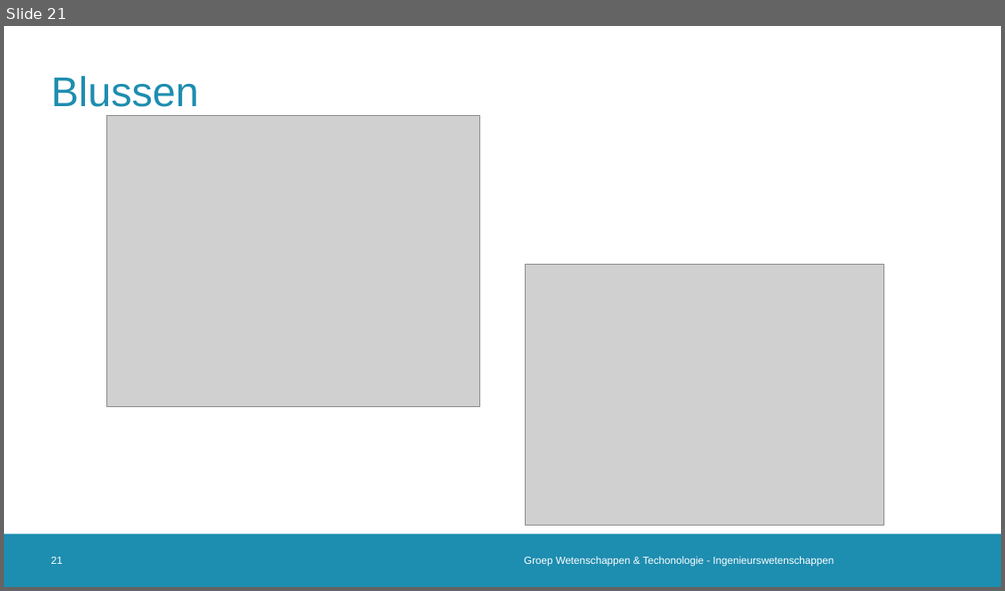
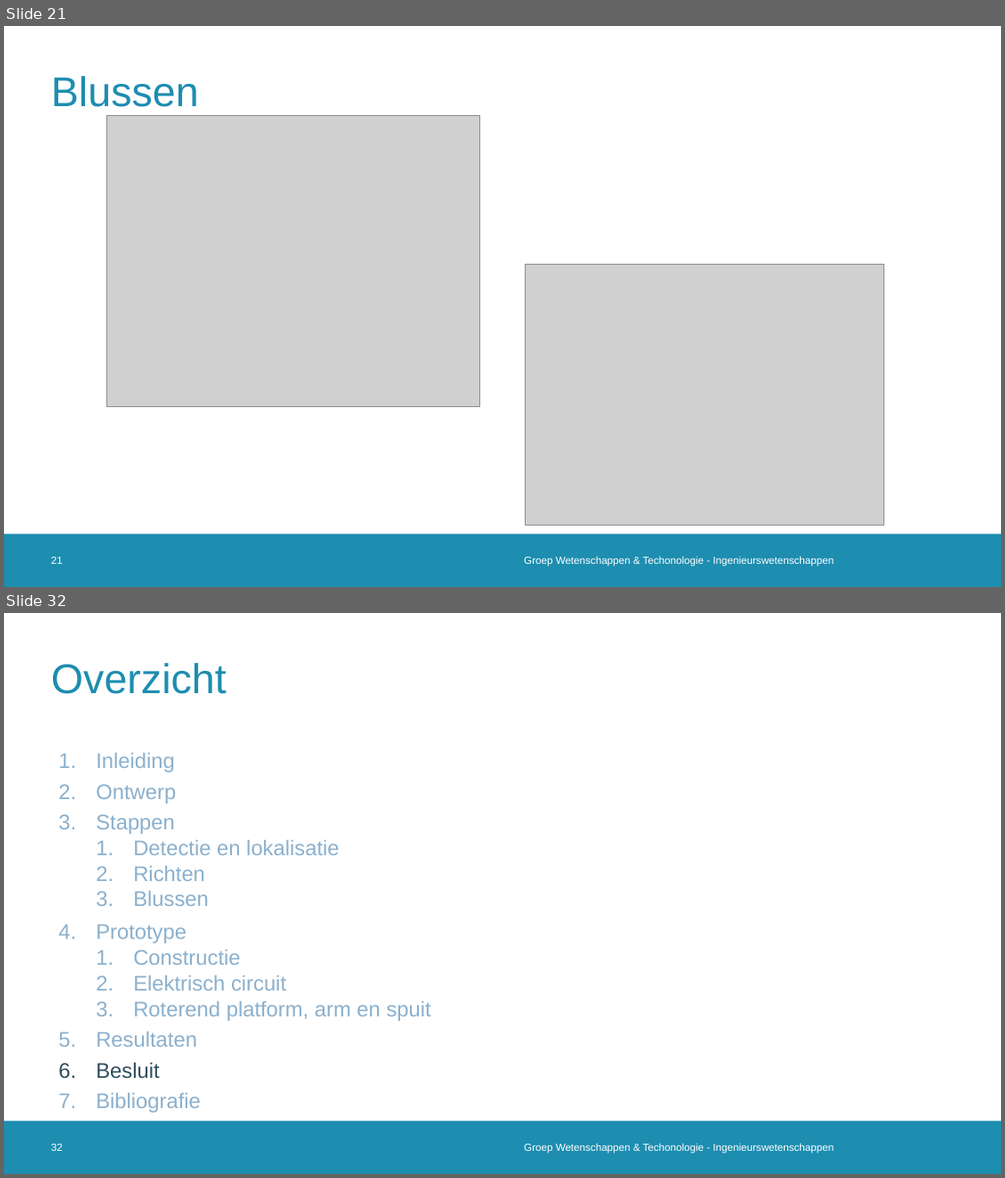
Before and after one commit to 2023-2022-KULAK-IW/2022_2023_Probleemoplossen_en_Ontwerpen_2, a slide deck: LATEX + ppt/Tussentijdse Presentatie .pptx. Shown one above the other, each under a label of ours: slide 21 before the commit, slides 21 and 32 after it; the slides between them are not shown. The pictures are 1005x591 and 1005x1178 pixels, drawn with LibreOffice and Linux fonts; fonts in the diff are those of the drawing; grey boxes stand for pictures; background and template pictures are left out. Boxes give left, top, right and bottom in pixels: in the first picture for what was removed or moved away, otherwise in the second. Text is boxed around its words. In the diff, an @@ line names an element or a change of style, - is before the commit and + after.

```diff
--- a/LATEX + ppt/Tussentijdse Presentatie .pptx
+++ b/LATEX + ppt/Tussentijdse Presentatie .pptx
@@ slide 32 added at <box>4,613,1001,1174</box>, background #FFFFFF; not listed: 1 template element that a slide beside it also shows @@
@@ title added at <box>51,663,226,694</box>, 40 pt, text #1D8DB0 @@
+Overzicht
@@ text added at <box>96,753,431,1112</box>, 20.4 pt, text #8CB0CD @@
+1. Inleiding
+2. Ontwerp
+3. Stappen
+  1. Detectie en lokalisatie
+  2. Richten
+  3. Blussen
+4. Prototype
+  1. Constructie
+  2. Elektrisch circuit
+  3. Roterend platform, arm en spuit
+5. Resultaten
+6. Besluit
+7. Bibliografie
@@ page number added at <box>51,1143,63,1151</box>, 10 pt, text #FFFFFF @@
+32
@@ text added at <box>524,1143,833,1153</box>, 10 pt, text #FFFFFF @@
+Groep Wetenschappen & Techonologie - Ingenieurswetenschappen
```
Also in this commit, not shown: 12 slides changed, 8 other slides added.
